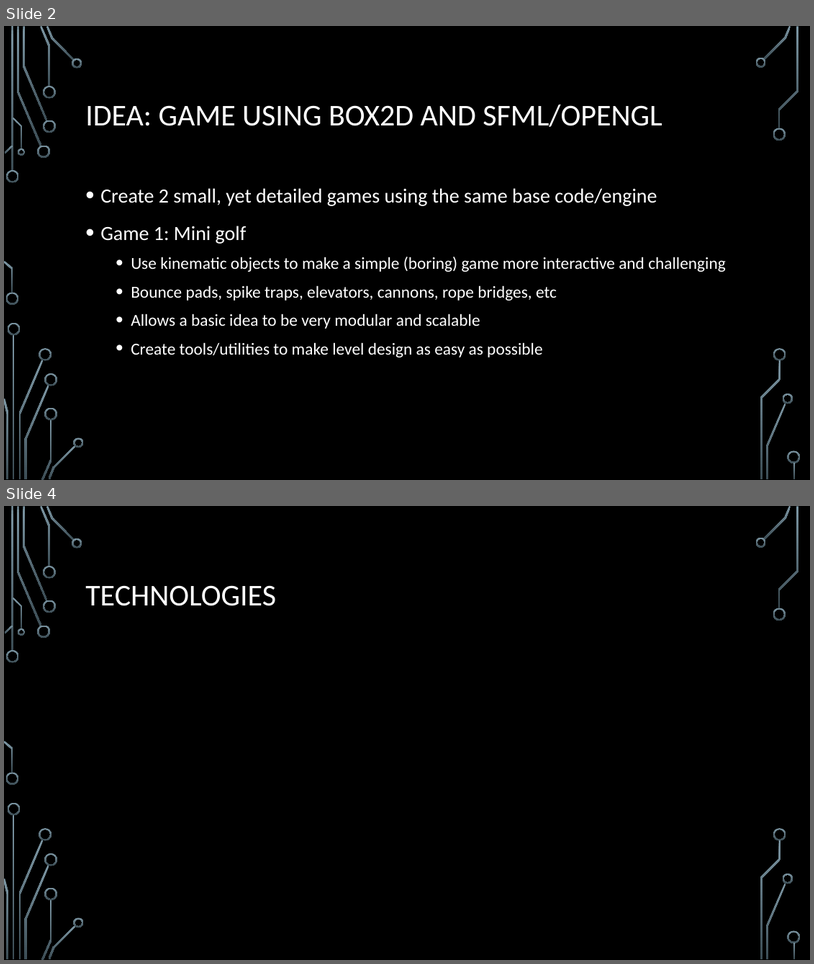
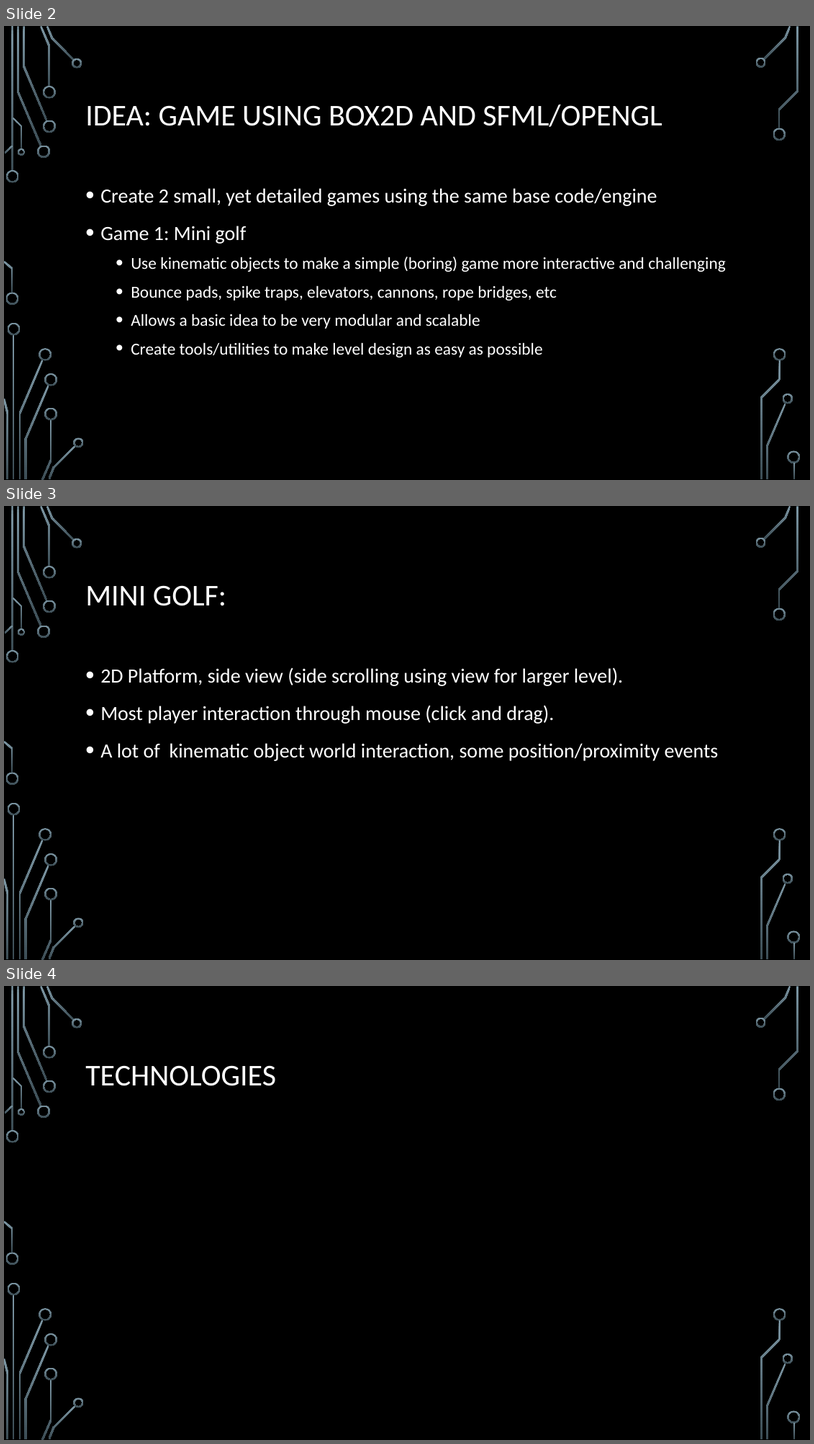
Before and after one commit to scholj05/GameProg_ass1, a slide deck: resources/Assignment 1 proposal.pptx. Shown one above the other, each under a label of ours: slides 2 and 4 before the commit, slides 2, 3 and 4 after it; the slides between them are not shown. The pictures are 814x964 and 814x1444 pixels, drawn with LibreOffice and Linux fonts; fonts in the diff are those of the drawing; background and template pictures are left out. Boxes give left, top, right and bottom in pixels: in the first picture for what was removed or moved away, otherwise in the second. Text is boxed around its words. In the diff, an @@ line names an element or a change of style, - is before the commit and + after.

```diff
--- a/resources/Assignment 1 proposal.pptx
+++ b/resources/Assignment 1 proposal.pptx
@@ slide 3 added at <box>4,506,810,960</box>, background picture (left out); not listed: 36 template elements that a slide beside it also shows @@
@@ title added at <box>85,585,226,606</box>, 36 pt, text #FFFFFF @@
+MINI GOLF:
@@ text added at <box>100,667,719,761</box>, 24 pt, text #FFFFFF @@
+• 2D Platform, side view (side scrolling using view for larger level).
+• Most player interaction through mouse (click and drag).
+• A lot of kinematic object world interaction, some position/proximity events
```
Also in this commit, not shown: 1 slide changed, 5 other slides added.
